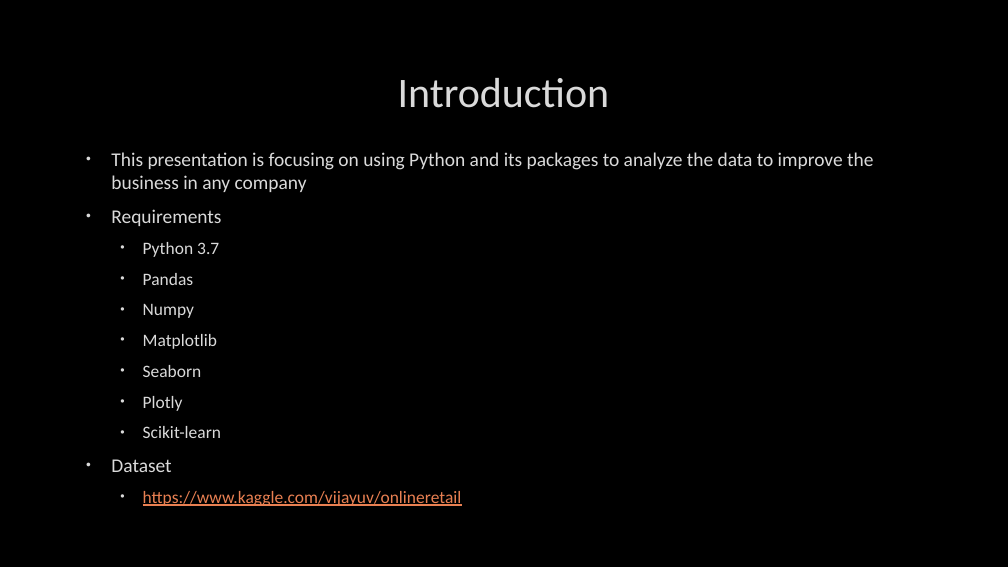
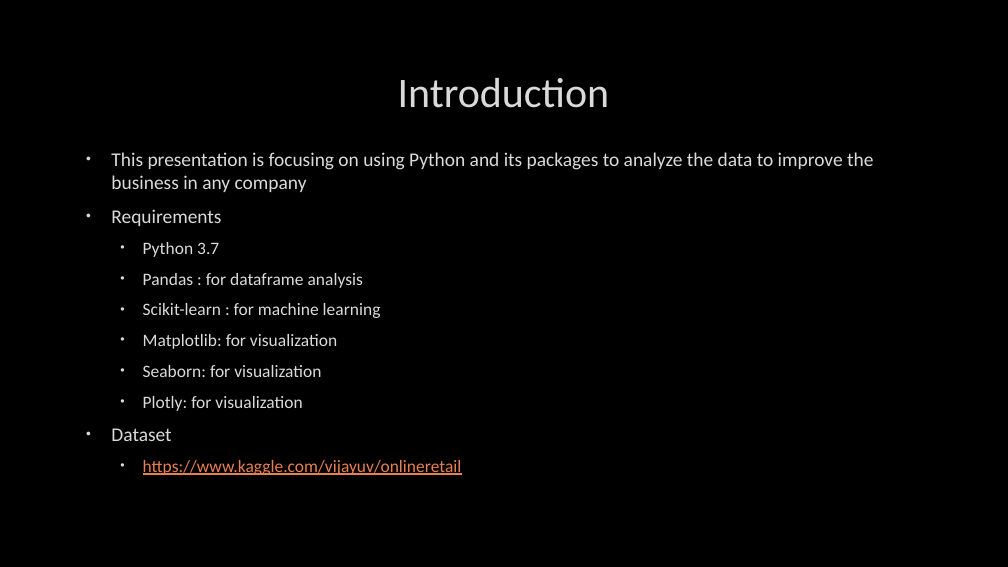
Before and after one commit to pantuwong/retail_analysis, a slide deck: slide 3 of Data Analysis in Python.pptx. Drawn at 1008x567 pixels with LibreOffice and Linux fonts; fonts in the diff are those of the drawing; background and template pictures are left out. Boxes give left, top, right and bottom in pixels: in the first picture for what was removed or moved away, otherwise in the second. Text is boxed around its words. In the diff, an @@ line names an element or a change of style, - is before the commit and + after.

Commit message:
fix ppt

```diff
--- a/Data Analysis in Python.pptx
+++ b/Data Analysis in Python.pptx
@@ text at bbox=[143, 273, 381, 411]: text changed @@
-  • Pandas
-  • Numpy
-  • Matplotlib
-  • Seaborn
-  • Plotly
-  • Scikit-learn
+  • Pandas : for dataframe analysis
+  • Scikit-learn : for machine learning
+  • Matplotlib: for visualization
+  • Seaborn: for visualization
+  • Plotly: for visualization
```
